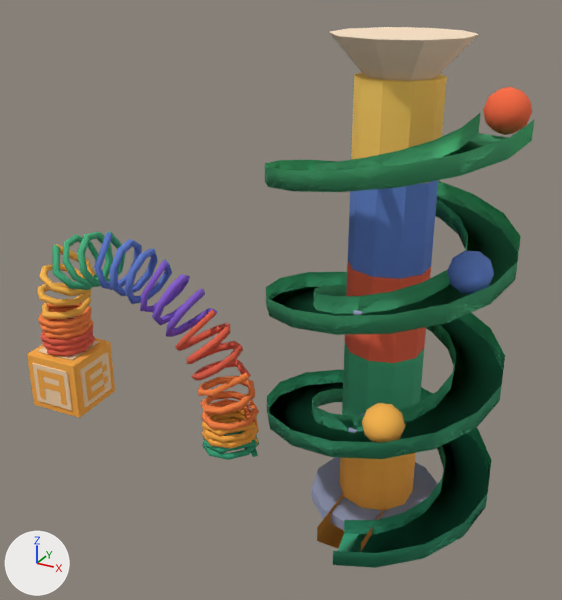
Two versions of the glTF model public/assets/toycar/set-marble-tower.glb, one commit apart.
Camera for both pictures: a camera (50 mm lens) standing at (11.04, -12.91, 10.56) and looking at (3.82, 0.22, 4.0). The lights are fixed; the arrows at lower left show +X, +Y and +Z. The first picture is the older version. Where no turn or scale is listed for an object, it has been applied to the vertices. Vertices at exactly the same position are counted once.
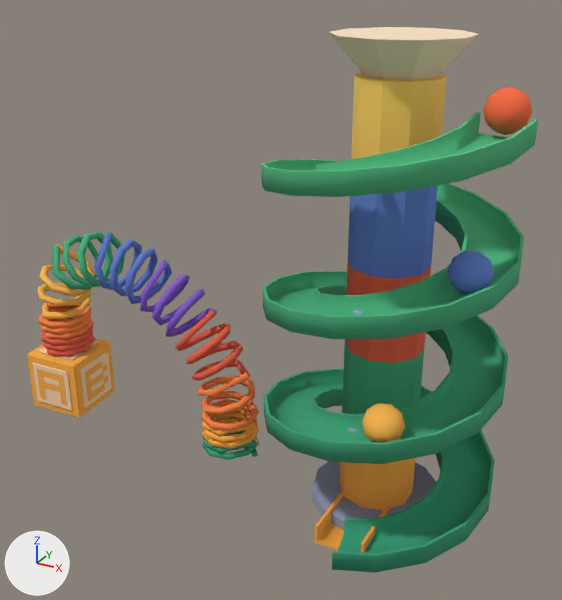
Changed parts and their boxes (x1, y1, x2, y2) in the pictures (562 x 600 px):
'chute', reshaped
    before: (265, 112, 535, 568)
    after: (261, 112, 538, 573)
'chute.001', reshaped (10% wider, 8% taller)
    before: (317, 493, 386, 551)
    after: (314, 490, 390, 553)
part 1 of me_chute, added (green)
    after: (261, 112, 538, 573)

What changed in the scene script:
```text
Change me_chute:
    used by ob_chute; location = (0.0, 0.0, 0.0)
    remove me_chute.from_pydata(...)  # 212 vertices, 624 faces; spans x 3.91..8.56, y -2.33..2.33, z 0.01..8.23
    add me_chute.from_pydata(...)  # 424 vertices, 844 faces; spans x 3.86..8.62, y -2.38..2.38, z -0.05..8.23
    me_chute part 1: 212 vertices added at x 3.86..8.62, y -2.38..2.38, z -0.05..8.23
Change me_chute_001:
    used by ob_chute_001; location = (0.0, 0.0, 0.0)
    remove me_chute_001.from_pydata(...)  # 8 vertices, 12 faces; spans x 5.775..6.705, y -1.86..-0.372, z 0.011..0.352
    add me_chute_001.from_pydata(...)  # 16 vertices, 28 faces; spans x 5.715..6.765, y -1.86..-0.372, z -0.049..0.352
    me_chute_001 part 2
    6 faces are deleted
    8 vertices are added at x 5.715..6.765, y -1.86..-0.372, z -0.049..0.352
    22 new faces join them
```
